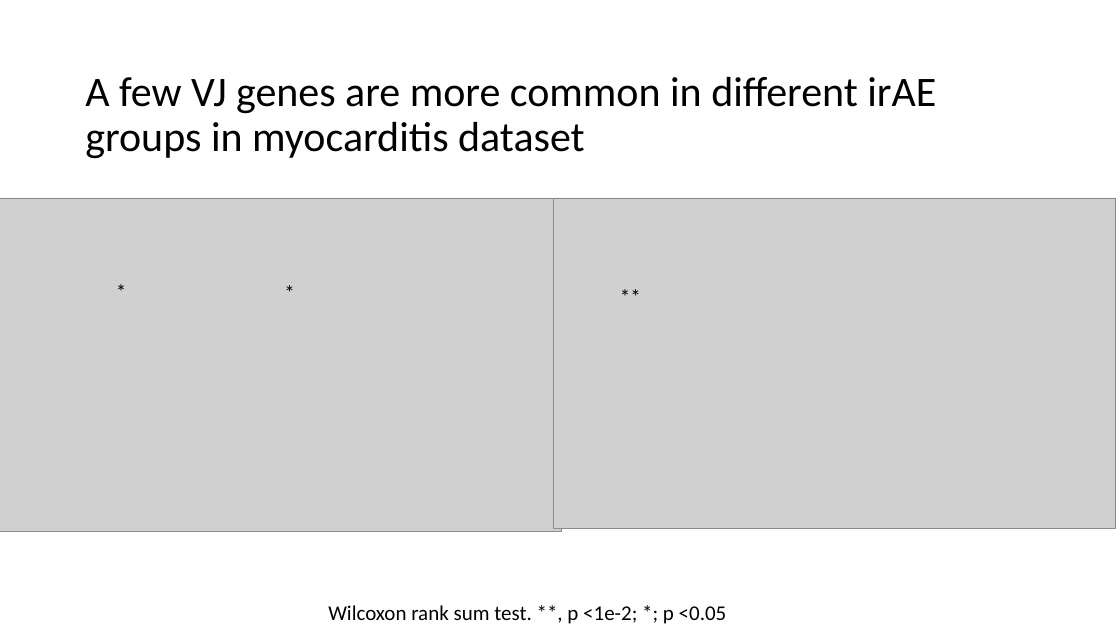
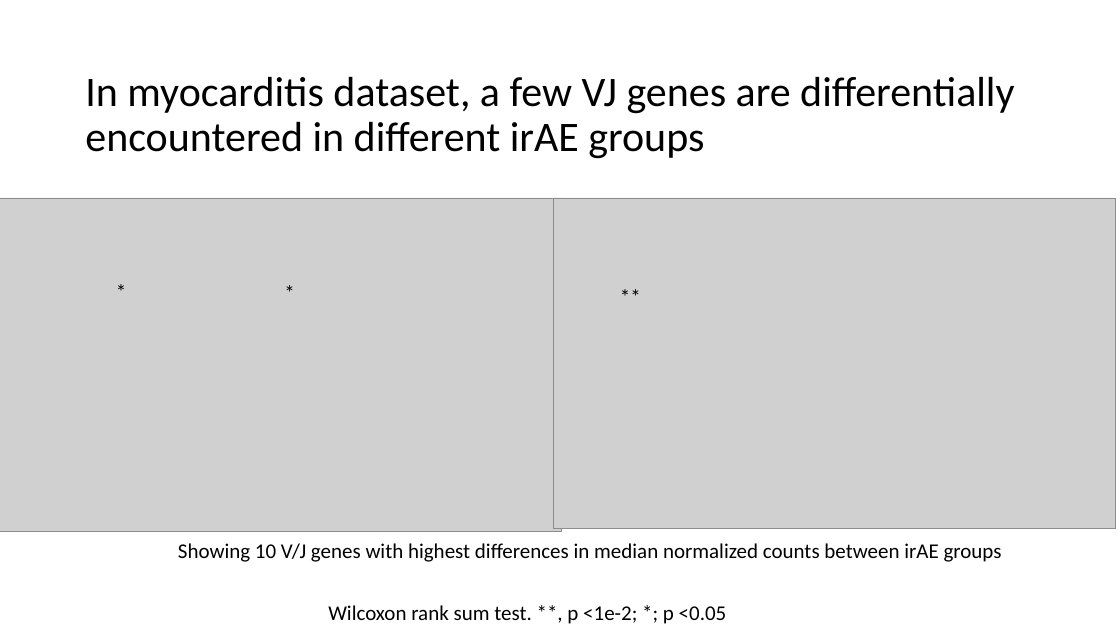
Before and after one commit to tybottorff/bottorffdocs, a slide deck: slide 4 of linsley_postdoc/presentations/weekly_meetings/1_4_24.pptx (slide 7 before the commit). Drawn at 1120x630 pixels with LibreOffice and Linux fonts; fonts in the diff are those of the drawing; grey boxes stand for pictures. Boxes give left, top, right and bottom in pixels: in the first picture for what was removed or moved away, otherwise in the second. Text is boxed around its words. In the diff, an @@ line names an element or a change of style, - is before the commit and + after.

```diff
--- a/linsley_postdoc/presentations/weekly_meetings/1_4_24.pptx
+++ b/linsley_postdoc/presentations/weekly_meetings/1_4_24.pptx
@@ title at (85, 77, 1014, 159): text changed @@
-A few VJ genes are more common in different irAE groups in myocarditis dataset
+In myocarditis dataset, a few VJ genes are differentially encountered in different irAE groups
@@ text added at (178, 543, 1002, 562), 18 pt, text #000000 @@
+Showing 10 V/J genes with highest differences in median normalized counts between irAE groups
```
Also in this commit, not shown: 9 other slides changed, 4 slides added, 3 slides removed.
